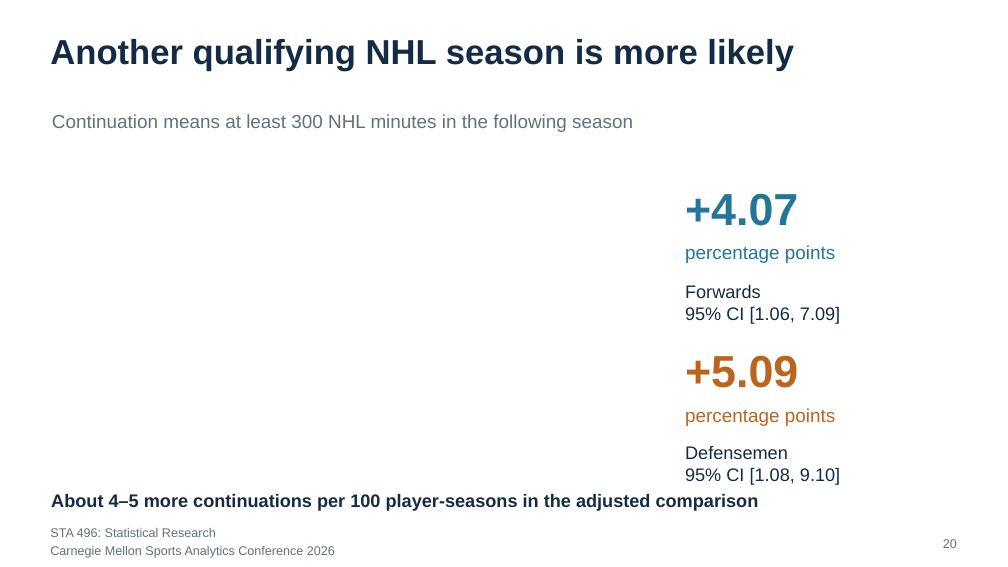
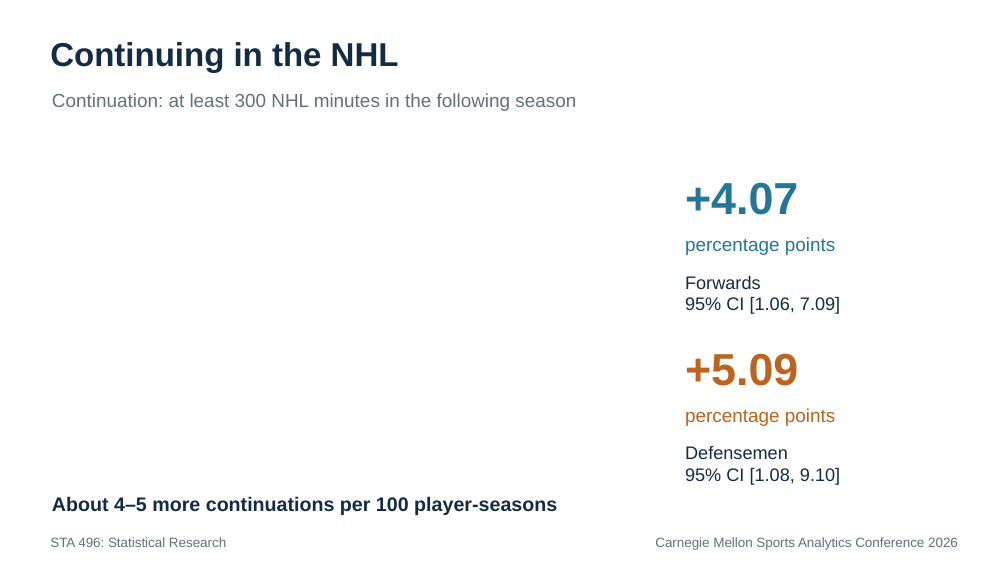
Before and after one commit to RentoSaijo/CSAx_STA496, a slide deck: slide 35 of reports/presentation.pptx (slide 20 before the commit). Drawn at 1008x567 pixels with LibreOffice and Linux fonts; fonts in the diff are those of the drawing. Boxes give left, top, right and bottom in pixels: in the first picture for what was removed or moved away, otherwise in the second. Text is boxed around its words. In the diff, an @@ line names an element or a change of style, - is before the commit and + after.

```diff
--- a/reports/presentation.pptx
+++ b/reports/presentation.pptx
@@ text removed at (50,39,794,71) @@
-Another qualifying NHL season is more likely
@@ text added at (50,42,399,72), 31.5 pt, text #142B45, bold @@
+Continuing in the NHL
@@ text at (52,93,576,111): text changed @@
-Continuation means at least 300 NHL minutes in the following season
+Continuation: at least 300 NHL minutes in the following season
@@ 3 texts: place and size @@
-3 texts at (685,193,840,324)
+3 texts at (685,182,840,314)
@@ text at (52,496,557,515): text changed; size 17.2 to 18.8 pt @@
-About 4–5 more continuations per 100 player-seasons in the adjusted comparison
+About 4–5 more continuations per 100 player-seasons
@@ text "STA 496: Statistical Research": place and size @@
-text "STA 496: Statistical Research" at (50,528,216,537)
+text "STA 496: Statistical Research" at (50,537,226,547)
@@ text "STA 496: Statistical Research" at (50,537,226,547): size 12 to 12.8 pt @@
@@ text "Carnegie Mellon Sports Analytics Conference ...": place and size @@
-text "Carnegie Mellon Sports Analytics Conference ..." at (50,546,335,558)
+text "Carnegie Mellon Sports Analytics Conference ..." at (655,537,958,550)
@@ text "Carnegie Mellon Sports Analytics Conference ..." at (655,537,958,550): size 12 to 12.8 pt; alignment left to right @@
@@ text removed at (943,539,957,548) @@
-20
```
Also in this commit, not shown: 20 other slides changed, 24 slides added, 9 slides removed, 1 other file.
